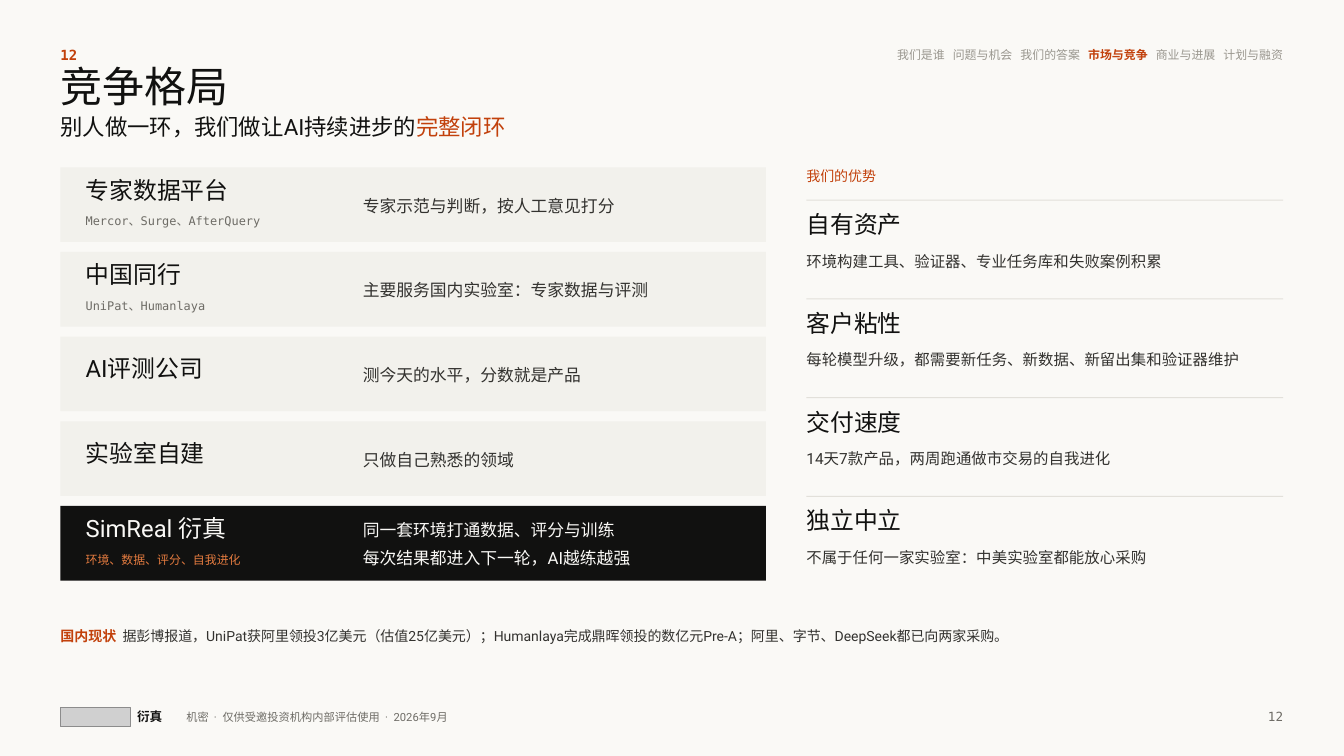
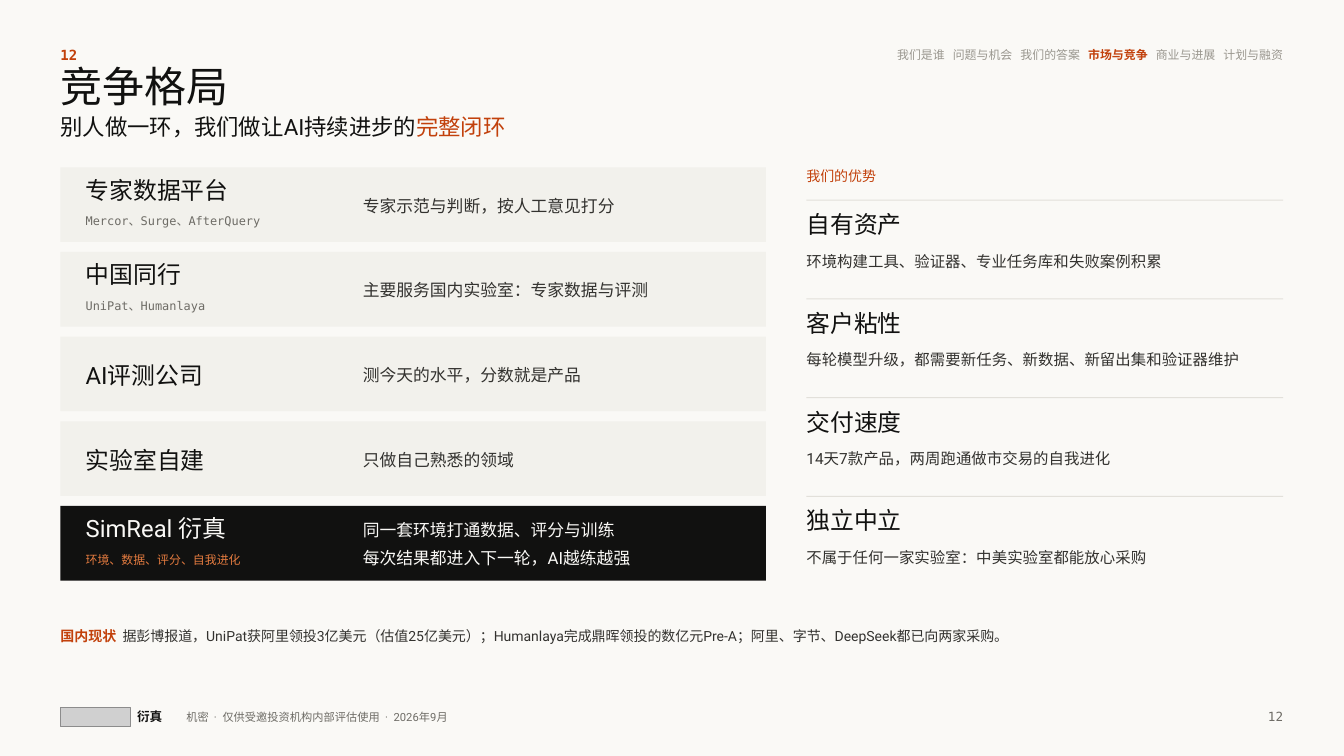
Before and after one commit to wangchen0802/Delta1, a slide deck: slide 12 of SimReal-BP-v27.pptx. Drawn at 1344x756 pixels with LibreOffice and Linux fonts; fonts in the diff are those of the drawing; grey boxes stand for pictures. Boxes give left, top, right and bottom in pixels: in the first picture for what was removed or moved away, otherwise in the second. Text is boxed around its words. In the diff, an @@ line names an element or a change of style, - is before the commit and + after.

```diff
--- a/SimReal-BP-v27.pptx
+++ b/SimReal-BP-v27.pptx
@@ text "AI评测公司": place and size @@
-text "AI评测公司" at (86,357,203,379)
+text "AI评测公司" at (86,364,203,386)
@@ text "实验室自建": place and size @@
-text "实验室自建" at (86,442,205,464)
+text "实验室自建" at (86,449,205,471)
```
Also in this commit, not shown: 6 other slides changed, 2 other files.
